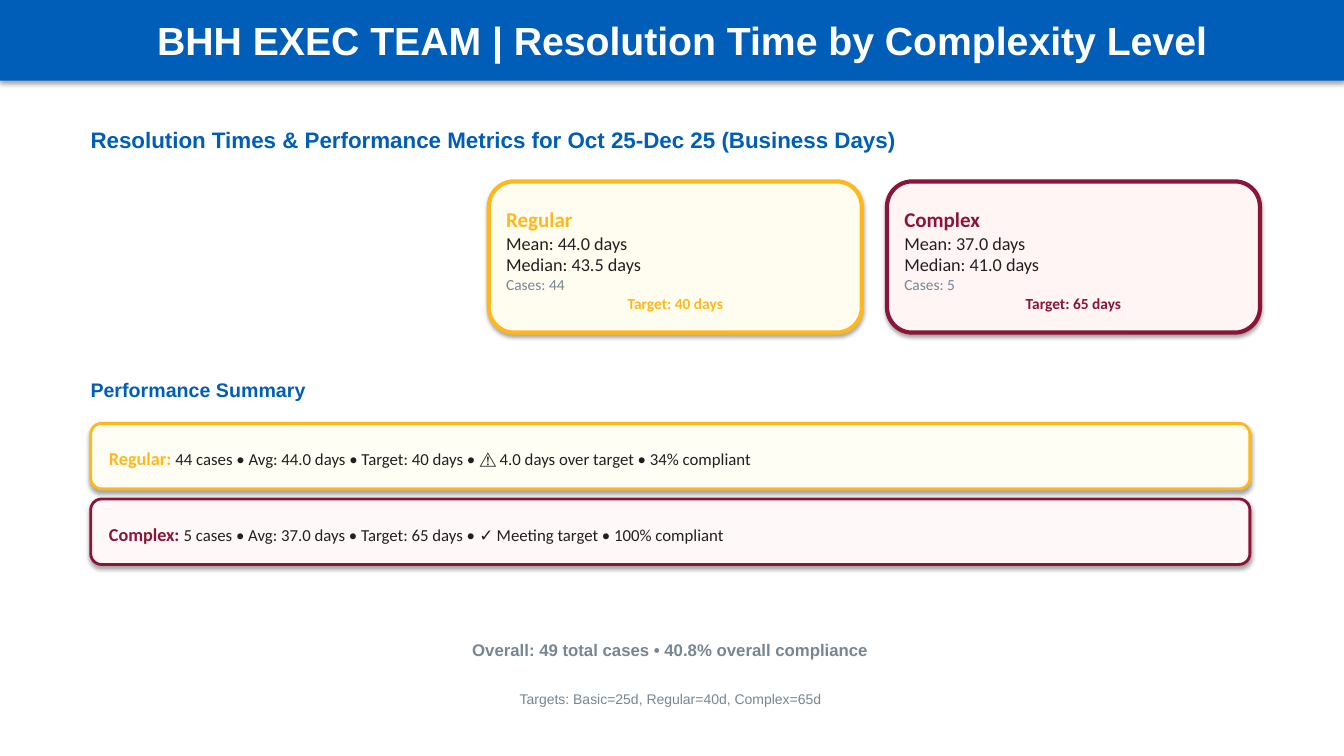
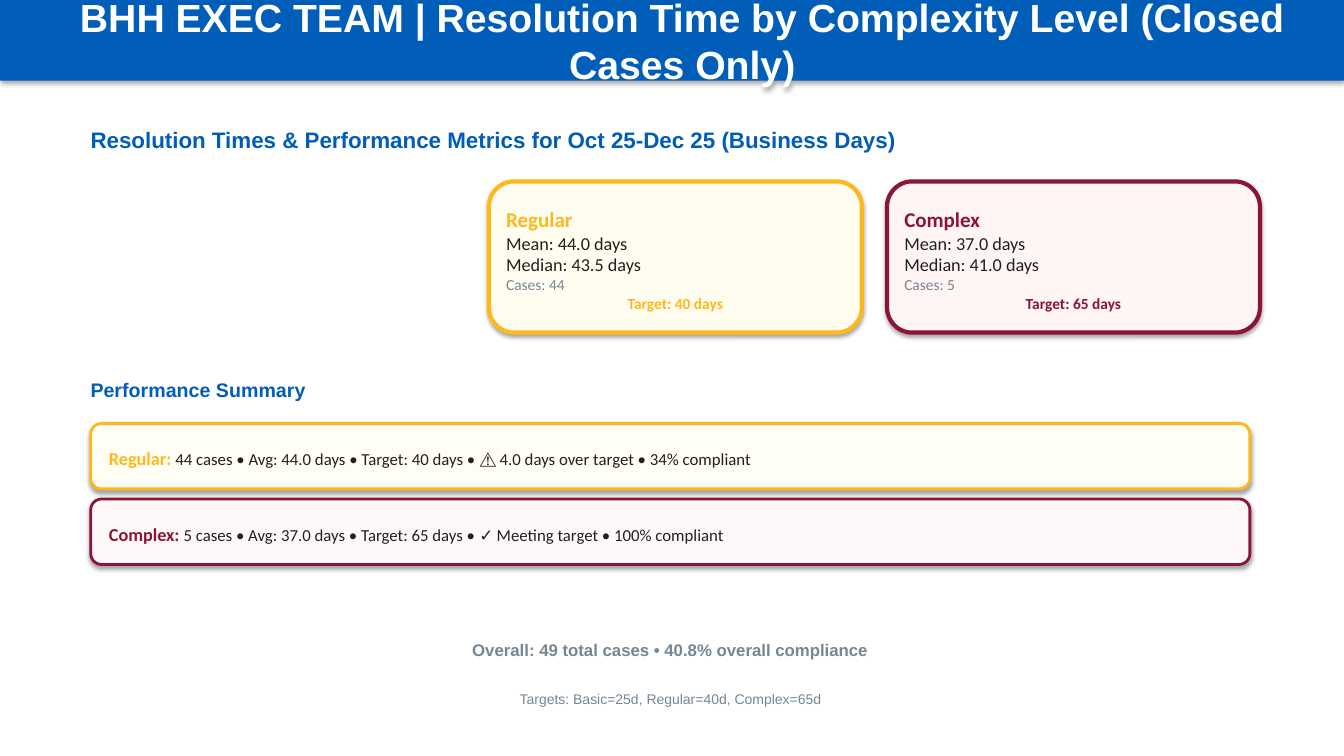
Before and after one commit to Lodd193/HPEG-Reports, a slide deck: slide 11 of outputs/BHH_Exec_Team_Complaints_Sep-2025-Nov-2025.pptx. Drawn at 1344x756 pixels with LibreOffice and Linux fonts; fonts in the diff are those of the drawing. Boxes give left, top, right and bottom in pixels: in the first picture for what was removed or moved away, otherwise in the second. Text is boxed around its words. In the diff, an @@ line names an element or a change of style, - is before the commit and + after.

```diff
--- a/outputs/BHH_Exec_Team_Complaints_Sep-2025-Nov-2025.pptx
+++ b/outputs/BHH_Exec_Team_Complaints_Sep-2025-Nov-2025.pptx
@@ text in rectangle at box(80, 3, 1285, 87): text changed @@
-BHH EXEC TEAM | Resolution Time by Complexity Level
+BHH EXEC TEAM | Resolution Time by Complexity Level (Closed Cases Only)
```
Also in this commit, not shown: 3 other slides changed, 1 slide added, 1 slide removed, 5 other files.
